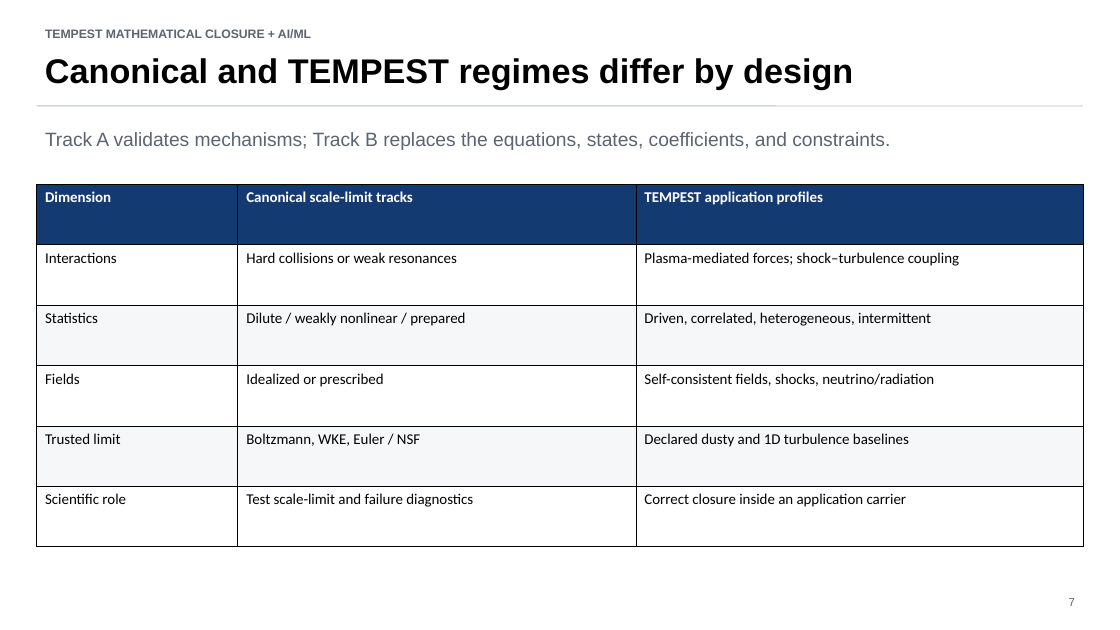
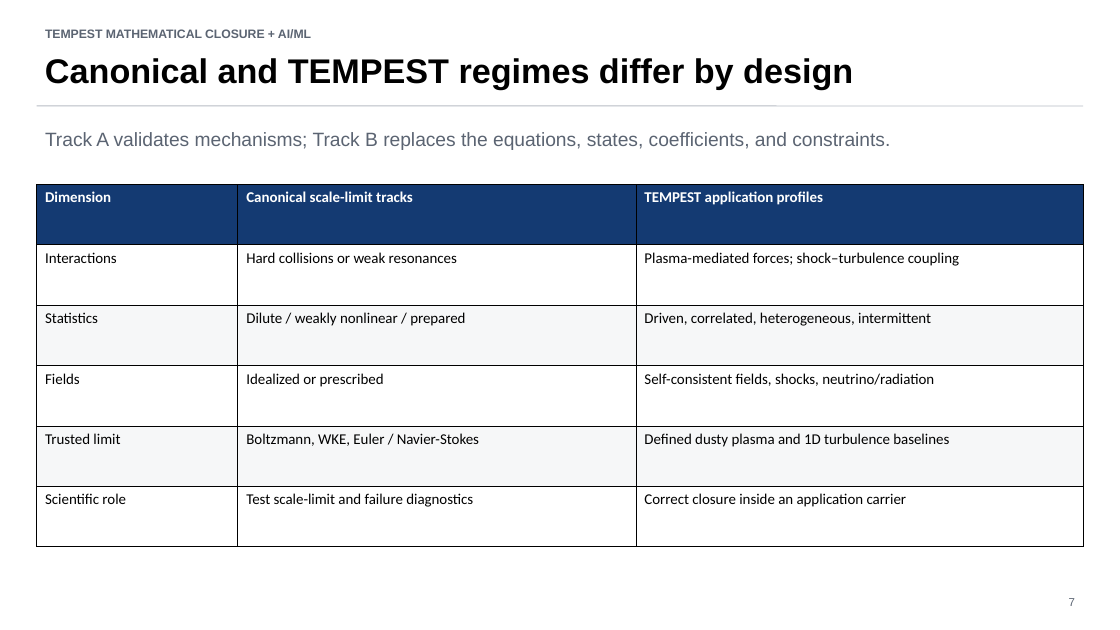
Before and after one commit to annacgilbert/TEMPEST-model-bake-off, a slide deck: slide 11 of docs/presentations/TEMPEST_closure_models_full_talk.pptx (slide 7 before the commit). Drawn at 1120x630 pixels with LibreOffice and Linux fonts; fonts in the diff are those of the drawing. Boxes give left, top, right and bottom in pixels: in the first picture for what was removed or moved away, otherwise in the second. Text is boxed around its words. In the diff, an @@ line names an element or a change of style, - is before the commit and + after.

```diff
--- a/docs/presentations/TEMPEST_closure_models_full_talk.pptx
+++ b/docs/presentations/TEMPEST_closure_models_full_talk.pptx
@@ table at <box>37,185,1084,547</box> @@
-row 5, column 2: Boltzmann, WKE, Euler / NSF
+row 5, column 2: Boltzmann, WKE, Euler / Navier-Stokes
-row 5, column 3: Declared dusty and 1D turbulence baselines
+row 5, column 3: Defined dusty plasma and 1D turbulence baselines
```
Also in this commit, not shown: 18 other slides changed, 1 slide added, 3 slides removed, 6 other files.
